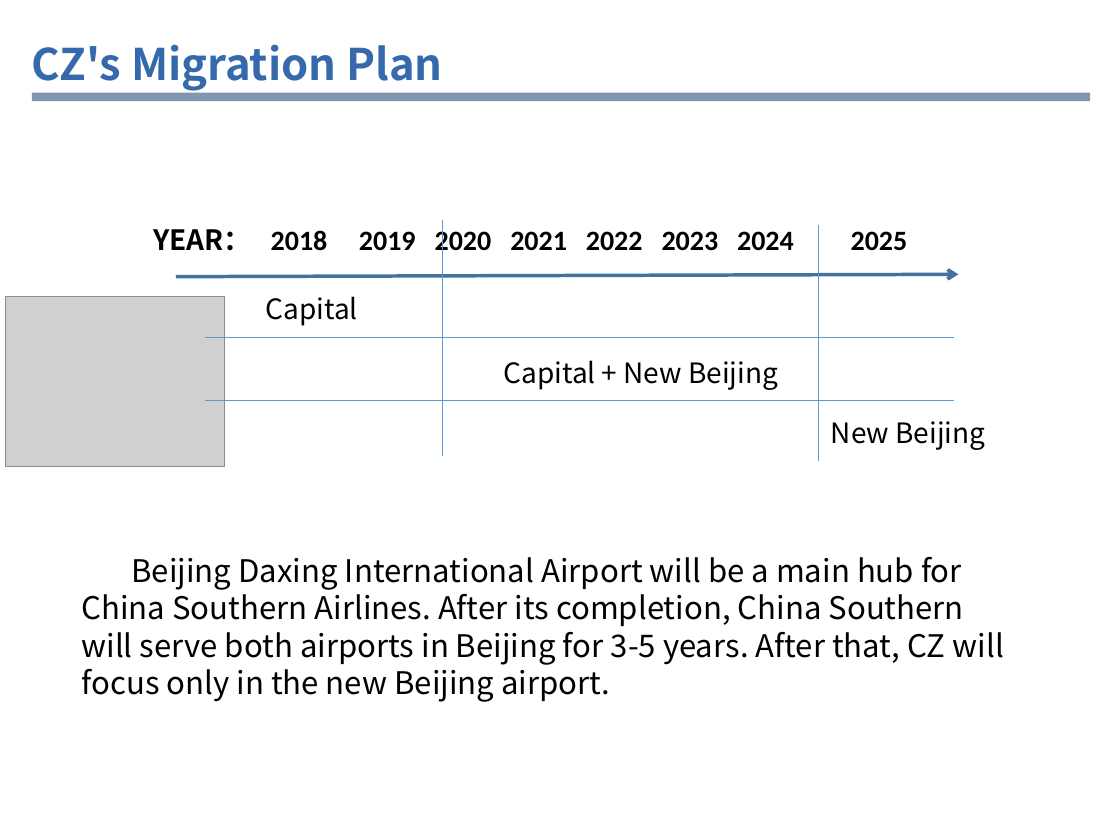
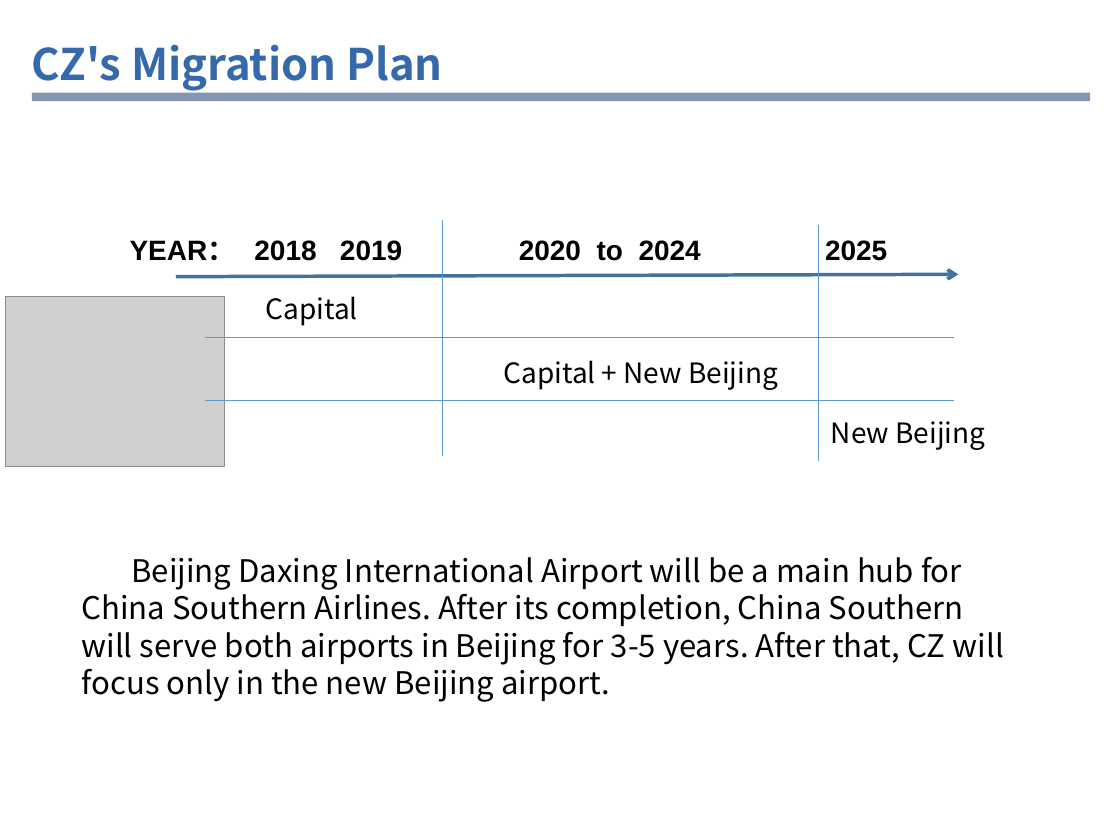
Before and after one commit to iamraulfans/delta, a slide deck: slide 4 of 达美交流网络规划部分Eng20160918.pptx. Drawn at 1120x840 pixels with LibreOffice and Linux fonts; fonts in the diff are those of the drawing; grey boxes stand for pictures; background and template pictures are left out. Boxes give left, top, right and bottom in pixels: in the first picture for what was removed or moved away, otherwise in the second. Text is boxed around its words. In the diff, an @@ line names an element or a change of style, - is before the commit and + after.

```diff
--- a/达美交流网络规划部分Eng20160918.pptx
+++ b/达美交流网络规划部分Eng20160918.pptx
@@ text at (x1=130, y1=240, x2=887, y2=261): text changed; font Calibri to Arial @@
-YEAR： 2018 2019 2020 2021 2022 2023 2024 2025
+YEAR： 2018 2019 2020 to 2024 2025
```
Also in this commit, not shown: 7 other slides changed.
